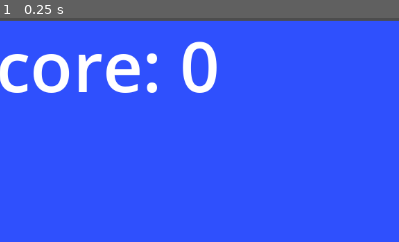
Above: before the commit, frame 1.
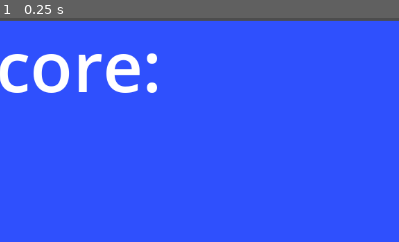
Above: after the commit, the same moment.

Repository: lemonpeppereel/Midyear-Project
Game: Godot game, scene res://MarioGame.tscn
Same seed, same stepped clock (60 frames per second), same inputs: the game is played once before the commit and once after it. This scene is started directly instead of the project's main scene.
Inputs:
- Up to frame 1 (0.25 s): no input
The pictures show only the part of the screen within x 5-55%, y 0-50%; the shares and areas given below are measured in that part.

The runs differ from the first frame. In frame 1, 1.1% of the frame differs, in the area x 45-55%, y 10-34%.

Commit message:
minor

Diff:
--- a/Coin.gd
+++ b/Coin.gd
@@ -13,4 +13,4 @@
 
 func _on_area_entered(area):
 	area.queue_free()
-	(MarioScore.score)[0] += 10;
+	MarioScore.score += 10;
--- a/MarioScore.gd
+++ b/MarioScore.gd
@@ -1,6 +1,6 @@
 extends Node
 
-var score = [0,1,2,3]
+var score = 0
 
 func _ready():
 	pass # Replace with function body.
--- a/marioscorecount.gd
+++ b/marioscorecount.gd
@@ -2,7 +2,10 @@
 
 
 func _ready():
-		text = "Score: " + str((MarioScore.score)[0])
+	pass
+
+func _updatescore():
+	text = "Score: " + str(MarioScore.score)
 
 
 # Called every frame. 'delta' is the elapsed time since the previous frame.
